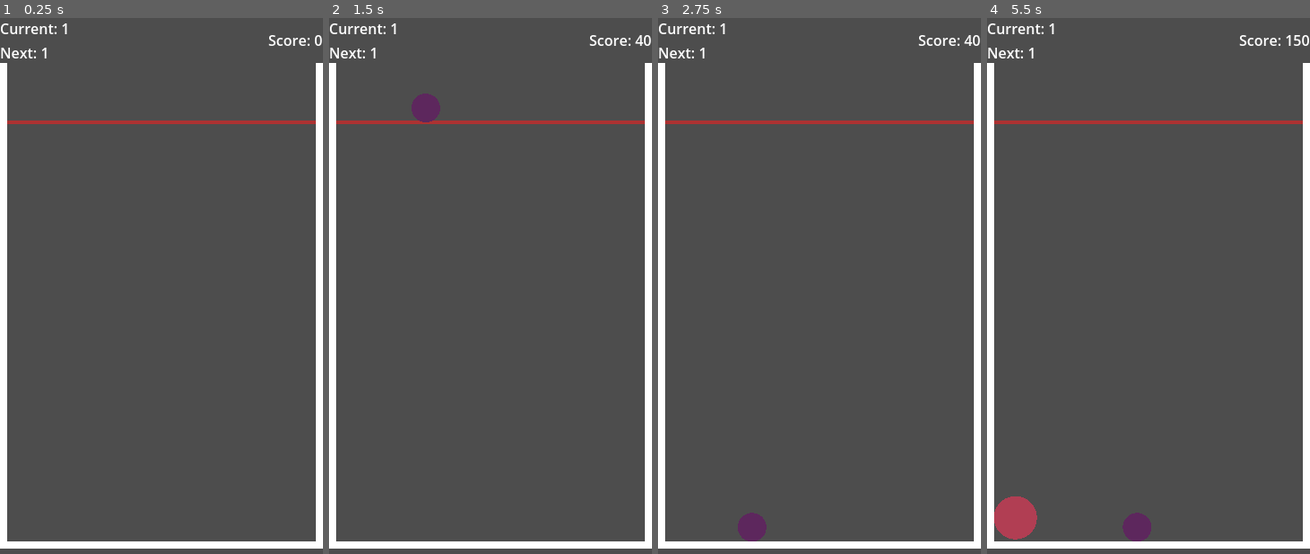
Above: before the commit, frames 1-4 (left to right).
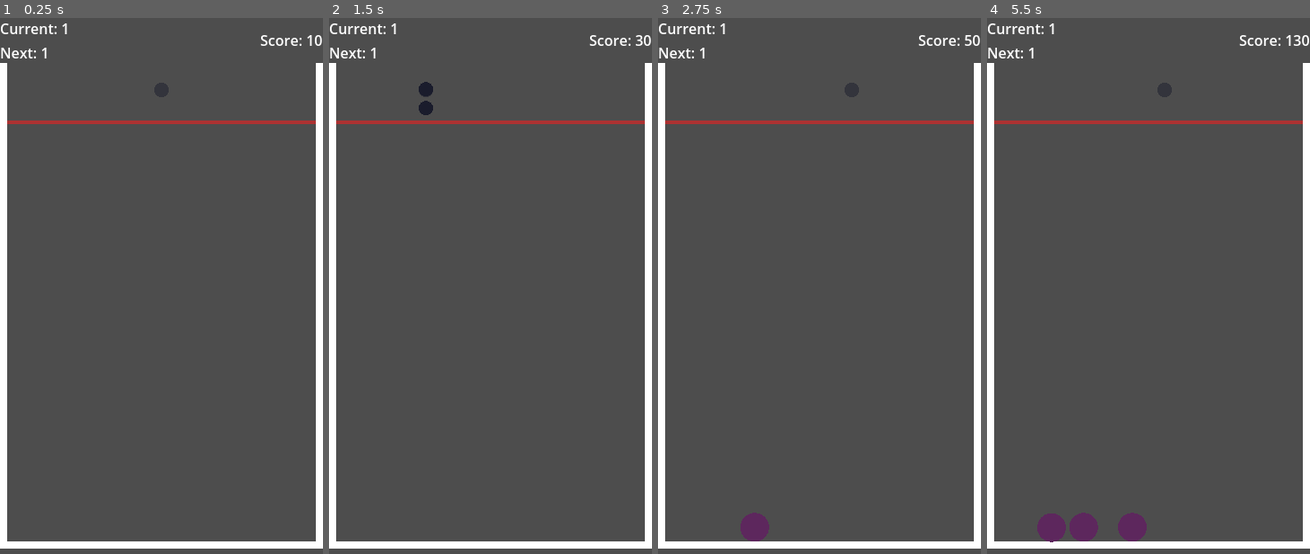
Above: after the commit, the same moments.

Repository: nikohonu/nana-watermelon
Game: Godot game, scene res://scenes/game.tscn
Two runs of this game, one before a commit and one after it. Both use one fixed random seed, a clock stepped at 60 frames per second and the inputs below.
Inputs (mouse positions are in pixels of both pictures, inside the frame that each line leads up to):
- Up to frame 1 (0.25 s): no input
- Up to frame 2 (1.5 s): tap Enter at 0.5 s; move the mouse to (561, 275) at 0.52 s; press the mouse at (561, 275) at 0.53 s; tap Space at 1.25 s; move the mouse to (425, 334) at 1.27 s; release the mouse at (425, 334) at 1.28 s; click (425, 334) at 1.35 s
- Up to frame 3 (2.75 s): move the mouse to (851, 178) at 2.02 s; press the mouse at (851, 178) at 2.03 s
- Up to frame 4 (5.5 s): tap Enter at 2.75 s; move the mouse to (1132, 420) at 2.77 s; release the mouse at (1132, 420) at 2.78 s; click (1132, 420) at 2.85 s; move the mouse to (1245, 393) at 3.52 s; press the mouse at (1245, 393) at 3.53 s; tap Space at 4.25 s; move the mouse to (1051, 221) at 4.27 s; release the mouse at (1051, 221) at 4.28 s; click (1051, 221) at 4.35 s; move the mouse to (1164, 307) at 5.02 s; press the mouse at (1164, 307) at 5.03 s

The runs differ from the first frame. In frame 1, 0.3% of the frame differs, in the area x 47-97%, y 3-15%; in frame 2, 0.5%; in frame 3, 0.2%; in frame 4, 1.9%, in the area x 2-98%, y 3-98%.

Commit message:
add transparent element shown before drop in cup

Diff:
--- a/project.godot
+++ b/project.godot
@@ -32,6 +32,11 @@
 ]
 }
 
+[layer_names]
+
+2d_physics/layer_1="game"
+2d_physics/layer_2="shadow"
+
 [rendering]
 
 renderer/rendering_method="gl_compatibility"
--- a/scenes/circle.tscn
+++ b/scenes/element.tscn
@@ -1,20 +1,19 @@
 [gd_scene load_steps=3 format=3 uid="uid://cmhaeb2nx7qh1"]
 
-[ext_resource type="Script" path="res://scripts/circle.gd" id="1_emq3k"]
+[ext_resource type="Script" path="res://scripts/circle.gd" id="1_elews"]
 
 [sub_resource type="CircleShape2D" id="CircleShape2D_ny8og"]
 resource_local_to_scene = true
 radius = 8.0
 
-[node name="Circle" type="RigidBody2D" node_paths=PackedStringArray("collision_shape2d")]
+[node name="Element" type="RigidBody2D" node_paths=PackedStringArray("collision_shape2d")]
 max_contacts_reported = 1
 contact_monitor = true
-script = ExtResource("1_emq3k")
+script = ExtResource("1_elews")
 collision_shape2d = NodePath("CollisionShape2D")
 metadata/_edit_group_ = true
 
 [node name="CollisionShape2D" type="CollisionShape2D" parent="."]
-unique_name_in_owner = true
 shape = SubResource("CircleShape2D_ny8og")
 
 [connection signal="body_entered" from="." to="." method="_on_body_entered"]
--- a/scenes/game.tscn
+++ b/scenes/game.tscn
@@ -1,12 +1,14 @@
-[gd_scene load_steps=4 format=3 uid="uid://byjk1bjse2dwk"]
+[gd_scene load_steps=5 format=3 uid="uid://byjk1bjse2dwk"]
 
 [ext_resource type="Script" path="res://scripts/game.gd" id="1_lwphf"]
 [ext_resource type="Texture2D" uid="uid://b0bdjc1ybcsq6" path="res://spirtes/cup.png" id="1_md866"]
+[ext_resource type="PackedScene" uid="uid://cmhaeb2nx7qh1" path="res://scenes/element.tscn" id="2_fxkmt"]
 [ext_resource type="Script" path="res://scripts/gui.gd" id="3_d7l5u"]
 
 [node name="Game" type="Node2D"]
 texture_filter = 1
 script = ExtResource("1_lwphf")
+element_scene = ExtResource("2_fxkmt")
 
 [node name="StaticBody2D" type="StaticBody2D" parent="."]
 
--- a/scripts/circle.gd
+++ b/scripts/circle.gd
@@ -1,9 +1,12 @@
-class_name Circle
+class_name Element
 extends RigidBody2D
+
 
 signal score_added(score_to_add: int)
 
 const MAX_LEVEL = 12
+
+@export var collision_shape2d: CollisionShape2D
 
 var color = [
 	Color("#1a1c2c"),
@@ -23,9 +26,6 @@
 	Color("#566c86"),
 	Color("#333c57"),
 ]
-
-@export var collision_shape2d: CollisionShape2D
-
 var radius = 8
 
 var level = 1:
@@ -38,23 +38,43 @@
 		queue_redraw()
 		level = value
 
-# Called when the node enters the scene tree for the first time.
+var shadow:
+	get:
+		return shadow
+	set(value):
+		if value:
+			set_collision_layer_value(1, false)
+			set_collision_layer_value(2, true)
+			freeze = true
+			queue_redraw()
+		else:
+			set_collision_layer_value(1, true)
+			set_collision_layer_value(2, false)
+			freeze = false
+			queue_redraw()
+		shadow = value
+
+
 func _ready() -> void:
-	pass # Replace with function body.
+	shadow = true
 	score_added.emit(self.level * 10)
 
 
 func _draw() -> void:
-	draw_circle(Vector2.ZERO, radius, color[level - 1])
+	var element_color: Color = color[level - 1]
+	if shadow:
+		element_color.a = 0.5
+	else:
+		element_color.a = 1
+	draw_circle(Vector2.ZERO, radius, element_color)
 
-# Called every frame. 'delta' is the elapsed time since the previous frame.
+
 func _process(delta: float) -> void:
 	pass
 
 
 func _on_body_entered(body: Node) -> void:
-	print("a")
-	if body is Circle:
+	if body is Element and not body.freeze:
 		if body.level == self.level and level < MAX_LEVEL:
 			position = position.lerp(body.position, 0.5)
 			body.free()
--- a/scripts/game.gd
+++ b/scripts/game.gd
@@ -2,26 +2,52 @@
 
 signal score_changed(score)
 
-@onready var circle_scene = preload("res://scenes/circle.tscn")
+const ELEMENT_START_Y = 80
+
+@export var element_scene: PackedScene
 
 var score = 0
-
-# Called when the node enters the scene tree for the first time.
-func _ready() -> void:
-	score_changed.emit(score)
+var has_mouse = true
+var current_element: Element = null
 
 
-# Called every frame. 'delta' is the elapsed time since the previous frame.
+func check_mobile_phone():
+	has_mouse = true
+	match OS.get_name():
+		"Android":
+			has_mouse = false
+		"iOS":
+			has_mouse = false
+
+
+func spawn_element():
+	var element_start_x =  get_viewport_rect().size.x / 2
+	if get_viewport().get_mouse_position().x != 0:
+		element_start_x = get_viewport().get_mouse_position().x
+	current_element = element_scene.instantiate()
+	current_element.score_added.connect(_on_score_added)
+	current_element.position = Vector2(element_start_x, ELEMENT_START_Y)
+	add_child(current_element)
+
+
+func _ready() -> void:
+	check_mobile_phone()
+	score_changed.emit(score)
+	spawn_element()
+
+
 func _process(delta: float) -> void:
-	pass
+	if Input.is_action_pressed("click") or has_mouse and current_element != null:
+		current_element.position = Vector2(get_viewport().get_mouse_position().x, ELEMENT_START_Y)
 
 
 func _input(event) -> void:
 	if event is InputEventMouseButton && event.is_action_released("click"):
-		var circle = circle_scene.instantiate()
-		circle.position = Vector2(event.position.x, 80)
-		circle.score_added.connect(_on_score_added)
-		add_child(circle)
+		current_element.position = Vector2(event.position.x, ELEMENT_START_Y)
+		current_element.shadow = false
+		current_element = null
+		spawn_element()
+
 
 func _on_score_added(value):
 	score += value
Not shown, changed: CHANGELOG.md
